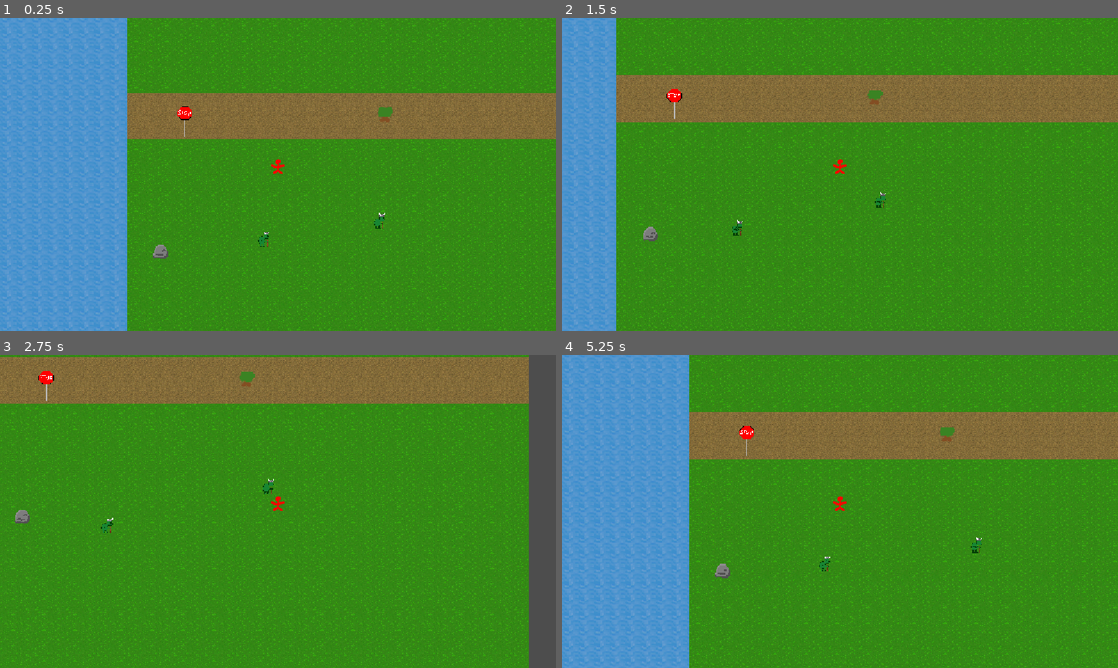
Above: before the commit, frames 1-4 (two rows, left to right).
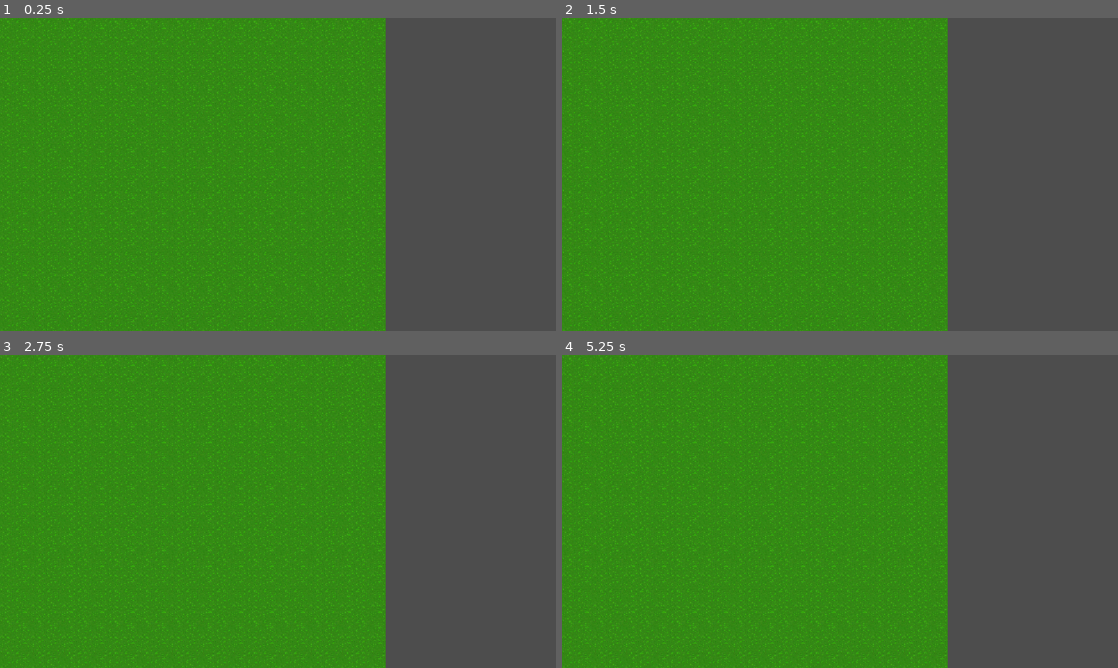
Above: after the commit, the same moments.

Repository: Drewpicus/2dPractice
Game: Godot game, scene res://Scenes/main.tscn
The game is run twice, just before and just after one commit, with the same random seed, the same clock (stepped at 60 frames per second) and the same inputs. This scene is started directly instead of the project's main scene.
Inputs (mouse positions are in pixels of both pictures, inside the frame that each line leads up to):
- Up to frame 1 (0.25 s): no input
- Up to frame 2 (1.5 s): move the mouse to (962, 158) at 0.52 s; hold D (move_right) 0.53-1.28 s; hold E (test) 0.53-1.28 s; move the mouse to (728, 190) at 1.27 s; hold S (move_down) from 1.28 s (still down); click (728, 190) at 1.35 s
- Up to frame 3 (2.75 s): tap E (test) at 1.55 s; move the mouse to (333, 442) at 2.02 s; release S (move_down) at 2.03 s; hold D (move_right) from 2.03 s (still down); hold E (test) from 2.03 s (still down); tap T (quick_inspect) at 2.1 s
- Up to frame 4 (5.25 s): move the mouse to (812, 574) at 2.77 s; release D (move_right) at 2.78 s; release E (test) at 2.78 s; hold W (move_up) 2.78-3.53 s; tap E (test) at 2.85, 4.55 s; move the mouse to (1006, 558) at 3.52 s; hold E (test) 3.53-4.28 s; hold A (move_left) 3.53-5.03 s; tap Mouse wheel up (zoom_in) at 3.6 s; move the mouse to (673, 464) at 4.27 s; tap Mouse wheel down (zoom_out) at 4.35 s; move the mouse to (867, 511) at 5.02 s; hold S (move_down) from 5.03 s (still down); hold E (test) from 5.03 s (still down)

The runs differ from the first frame. In frame 1, 65% of the frame differs, in the area x 0-100%, y 0-100%; in frame 2, 56%; in frame 3, 43%; in frame 4, 66%.

Commit message:
multiplayer progress

Diff:
--- a/Scenes/main.tscn
+++ b/Scenes/main.tscn
@@ -48,6 +48,9 @@
 [node name="Entities" type="Node2D" parent="GameWorld" unique_id=120306238]
 y_sort_enabled = true
 
+[node name="EntitySpawner" type="MultiplayerSpawner" parent="GameWorld" unique_id=413891394]
+spawn_path = NodePath("../Entities")
+
 [node name="UI" type="CanvasLayer" parent="." unique_id=1044784727]
 
 [node name="InteractionMenu" type="PanelContainer" parent="UI" unique_id=1503330071]
--- a/Scenes/menu.tscn
+++ b/Scenes/menu.tscn
@@ -1,6 +1,6 @@
 [gd_scene format=3 uid="uid://bp8t2k8qgewip"]
 
-[ext_resource type="Script" uid="uid://brrvvy8qx7nln" path="res://Scenes/menu.gd" id="1_1rerr"]
+[ext_resource type="Script" uid="uid://brrvvy8qx7nln" path="res://Scripts/menu.gd" id="1_1rerr"]
 
 [node name="Menu" type="Node2D" unique_id=1894903623]
 script = ExtResource("1_1rerr")
--- a/Scripts/Entity/entity_factory.gd
+++ b/Scripts/Entity/entity_factory.gd
@@ -19,7 +19,7 @@
 	sprite.texture = definition.sprite
 
 	if definition.sprite:
-		sprite.position.y = -definition.sprite.get_height() / 2
+		sprite.position.y = float(-definition.sprite.get_height()) / 2
 
 	if definition.collision_shape:
 		entity.get_node("CollisionShape2D").shape = definition.collision_shape.duplicate()
--- a/Scripts/Events/resolution_modifier.gd
+++ b/Scripts/Events/resolution_modifier.gd
@@ -4,7 +4,7 @@
 ## Lower priorities are applied earlier.
 var priority: int = 0
 var source: Object
-var _submission_order: int = -1
+#var _submission_order: int = -1
 
 ## What this modifier does to a resolution.
 func apply(_resolution: GameResolution) -> void:
--- a/Scripts/game_world.gd
+++ b/Scripts/game_world.gd
@@ -3,29 +3,26 @@
 
 @onready var entities: Node2D = $Entities
 @onready var terrain: TerrainRenderer = $Terrain
+@onready var entity_spawner: MultiplayerSpawner = $EntitySpawner
 
 var world_data: WorldData
 
-func generate_world(world_size: Vector2i, seed: int) -> void:
+func _ready() -> void:
+	entity_spawner.spawn_function = _spawn_network_entity
+
+func generate_world(world_size: Vector2i, _seed: int) -> void:
 	var generator := WorldGenerator.new()
 
-	world_data = generator.generate(
-		world_size,
-		seed
-	)
+	world_data = generator.generate(world_size,_seed)
 
 	terrain.render(world_data)
 
 func cell_to_world(cell: Vector2i) -> Vector2:
-	return terrain.to_global(
-		terrain.map_to_local(cell)
-	)
+	return terrain.to_global(terrain.map_to_local(cell))
 
 
 func world_to_cell(world_position: Vector2) -> Vector2i:
-	return terrain.local_to_map(
-		terrain.to_local(world_position)
-	)
+	return terrain.local_to_map(terrain.to_local(world_position))
 
 static func find_world(node: Node) -> GameWorld:
 	while node != null:
@@ -43,11 +40,32 @@
 		push_error("No EntityDefinition registered for: %s" % entity_id)
 		return null
 
-	return EntityFactory.spawn(definition, entity_position, entities)
+	if not MultiplayerManager.session_active:
+		return EntityFactory.spawn(definition, entity_position, entities)
+
+	#vvv MULTIPLAYER BEHAVIOR vvv
+
+	if not multiplayer.is_server():
+		push_error("Client is trying to spawn something smh: %s" % entity_id)
+		return null
+
+	var canon_instance_id := RuntimeObjectRegistry.generate_unique_id()
+
+	var spawn_data := {
+		"entity_id": String(entity_id),
+		"instance_id": canon_instance_id,
+		"position": entity_position
+	}
+
+	return entity_spawner.spawn(spawn_data) as Entity
 
 func remove_entity(entity: Entity) -> void:
 	if not entity:
 		return
+
+	if MultiplayerManager.session_active:
+		if not multiplayer.is_server():
+			return
 
 	RuntimeObjectRegistry.unregister(entity.instance_id,entity)
 
@@ -158,3 +176,50 @@
 			entities.remove_child(entity)
 
 		entity.queue_free()
+
+func _spawn_network_entity(data: Variant) -> Node:
+	if not data is Dictionary:
+		push_error("Network Entity spawn data must be a Dictionary.")
+		return null
+
+	var spawn_data := data as Dictionary
+
+	var entity_id := StringName(spawn_data.get("entity_id", ""))
+	var instance_id := String(spawn_data.get("instance_id", ""))
+	var entity_position = spawn_data.get("position",Vector2.ZERO)
+
+	if not GameID.is_valid(entity_id):
+		push_error("Invalid network Entity ID: %s. Likely base: is missing" % entity_id)
+		return null
+
+	if instance_id.is_empty():
+		push_error("Network Entity spawn is missing an instance ID.")
+		return null
+
+	if not entity_position is Vector2:
+		push_error("Network Entity position must be a Vector2.")
+		return null
+
+	var definition := DefinitionRegistry.get_entity(entity_id)
+
+	if not definition:
+		push_error("No EntityDefinition registered for network entity spawn: %s" % entity_id)
+		return null
+
+	var entity := EntityFactory.build(definition)
+
+	if not entity:
+		return null
+
+	if not entity.restore_instance_id(instance_id):
+		entity.free()
+		return null
+
+	# Give the node the same canon name on every peer.
+	entity.name = instance_id
+
+	entity.position = entities.to_local(entity_position)
+
+	print("Spawned ", entity_id, " | ", instance_id, " | peer ", multiplayer.get_unique_id())
+
+	return entity
--- a/main.gd
+++ b/main.gd
@@ -6,6 +6,12 @@
 	DefinitionLoader.load_all_definitions()
 
 	game_world.generate_world(Vector2i(50, 50),12345)
+
+	MultiplayerManager.game_ready.connect(_on_game_ready)
+
+func _on_game_ready() -> void:
+	if not multiplayer.is_server():
+		return
 
 	game_world.spawn_entity(&"base:player",Vector2(0, 0))
 	game_world.spawn_entity(&"base:stopsign",Vector2(-200, -100))
--- a/world_data.gd
+++ b/world_data.gd
@@ -1,7 +1,7 @@
 extends RefCounted
 class_name WorldData
 
-var seed: int
+var _seed: int
 var size: Vector2i
 
 var _terrain: Array[StringName] = []
@@ -9,15 +9,12 @@
 
 func _init(world_size: Vector2i, world_seed: int) -> void:
 	size = world_size
-	seed = world_seed
+	_seed = world_seed
 	_terrain.resize(size.x * size.y)
 
 
 func get_min_cell() -> Vector2i:
-	return Vector2i(
-		-size.x / 2,
-		-size.y / 2
-	)
+	return Vector2i(int(float(-size.x) / 2), int(float(-size.y) / 2))
 
 
 func get_max_cell() -> Vector2i:
Renamed: Scenes/menu.gd -> Scripts/menu.gd
Renamed: Scenes/menu.gd.uid -> Scripts/menu.gd.uid
